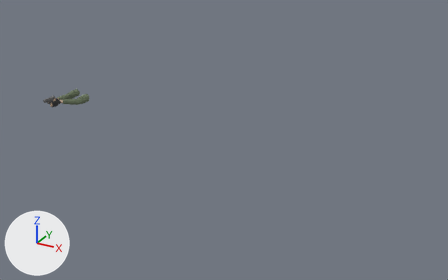
The glTF model fps02.glb as it was, and as the next commit left it.
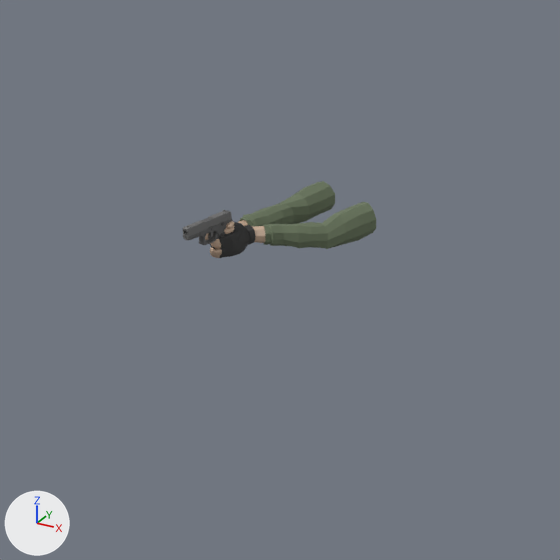
The first picture shows the older version from a 50 mm lens placed at (1.175, -1.173, 0.583), pointed at (0.523, 0.012, -0.01). The close-ups show the older and then the newer version on the part from 0% to 30% of the width and 16% to 64% of the height of that picture. Only the edits that show in the close-ups are written down. Every picture has the same lights, and +X, +Y and +Z are marked at lower left. Where no turn or scale is listed for an object, it has been applied to the vertices. Vertices at exactly the same position are counted once.

The first close-up shows 'ArmModel', 'Glock19'.
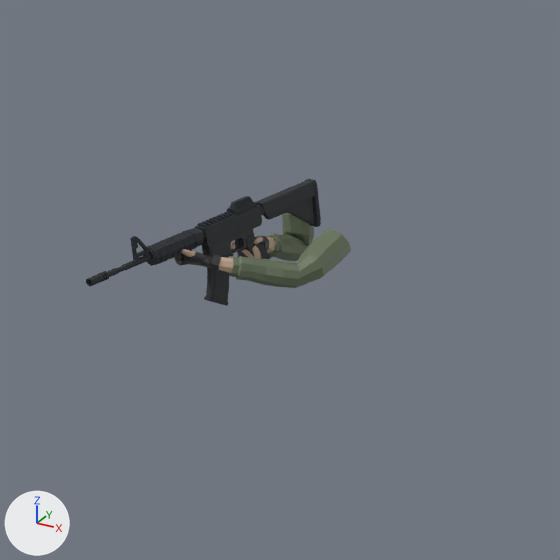
Where the newer file only moved an object's origin or applied its transform, the numbers keep the older frame.

Location of each change, (x1, y1, x2, y2) in pixels of the close-ups (560 x 560 px; the box of a moved part takes in the faces that stretch with it):
'ArmModel', reshaped, moved, turned, rescaled
    before: (205, 181, 376, 258)
    after: (174, 213, 351, 288)
'AssaultRifle2_1', added
    after: (86, 179, 321, 306)
    faces in mat_main (dark grey #272c30): (86, 181, 315, 302)
    faces in mat_maindark (dark blue #1c232c): (130, 179, 321, 306)
    faces in mat_mainlight (dark grey #2f353a): (202, 228, 254, 256)
'Glock19', deleted
    before: (182, 210, 233, 245)
    faces in mat_slide (dark grey #6b6b6b): (182, 210, 232, 240)
    faces in mat_frame (dark grey #5f5f5f): (183, 219, 233, 245)
part 1 of me_cube_006, moved or reshaped
    before: (205, 181, 335, 250)
    after: (231, 213, 314, 261)
part 2 of me_cube_006, moved or reshaped
    before: (210, 202, 376, 258)
    after: (174, 229, 351, 288)

Edits to the bpy script that builds the scene:
```text
Add mat_glove_001:
    mat_glove_001 = principled_material('Glove.001')
    mat_glove_001.base_color = (0.0397, 0.0397, 0.0397)  # dark grey #383838
    mat_glove_001.roughness = 0.4
Add mat_shirt_001:
    mat_shirt_001 = principled_material('Shirt.001')
    mat_shirt_001.base_color = (0.145, 0.184, 0.111)  # greyish green #6a775e
    mat_shirt_001.roughness = 0.4
Add mat_main:
    mat_main = principled_material('Main')
    mat_main.base_color = (0.0203, 0.0252, 0.0296)  # dark grey #272c30
    mat_main.roughness = 0.69
Add mat_maindark:
    mat_maindark = principled_material('MainDark')
    mat_maindark.base_color = (0.0119, 0.017, 0.0254)  # dark blue #1c232c
    mat_maindark.roughness = 0.69
Add mat_mainlight:
    mat_mainlight = principled_material('MainLight')
    mat_mainlight.base_color = (0.0284, 0.0356, 0.042)  # dark grey #2f353a
    mat_mainlight.roughness = 0.69
Change me_cube_006:
    used by ob_armmodel; location = (0.0346, 0.013, -0.0052); rotation_euler = (-1.571, 0.0, -1.571), in degrees (-90, 0, -90); scale = (0.0000911, 0.0000911, 0.0000911)
    remove me_cube_006.from_pydata(...)  # 1228 vertices, 2426 faces; spans x -900.0..345.0, y -144.0..174.0, z -517.0..207.0
    remove me_cube_006.materials.append(mat_shirt)  # greyish green #6a775e
    remove me_cube_006.materials.append(mat_glove)  # dark grey #383838
    add me_cube_006.from_pydata(...)  # 1228 vertices, 2428 faces; spans x -3.0..1.0, y -1.0..1.0, z -1.0..1.0
    me_cube_006 part 1: the loose piece of 614 vertices spanning x -900.0..345.0, y -144.0..114.0, z -517.0..-277.0 is scaled about its middle by (0.00235, -0.00272, -0.00319), then moved by (276.0, 15.0, 398.0)
    me_cube_006 part 2: the loose piece of 614 vertices spanning x -848.0..302.0, y -121.0..174.0, z -439.0..207.0 is scaled about its middle by (0.00235, -0.00113, -0.00312), then moved by (273.0, -27.0, 116.0)
    add me_cube_006.materials.append(mat_shirt_001)  # greyish green #6a775e
    add me_cube_006.materials.append(mat_glove_001)  # dark grey #383838
Add me_cube_156:
    me_cube_156.from_pydata(...)  # 1017 vertices, 1930 faces; spans x -0.007..0.007, y -0.141..0.061, z -0.028..0.042
    # faces by material slot: [952, 830, 148]
    me_cube_156.materials.append(mat_main)  # dark grey #272c30
    me_cube_156.materials.append(mat_maindark)  # dark blue #1c232c
    me_cube_156.materials.append(mat_mainlight)  # dark grey #2f353a
Change ob_armmodel:
    ob_armmodel.location: (0.0346, 0.013, -0.0052) -> (0.0191, -0.0085, -0.0149)
    ob_armmodel.rotation_euler: (-1.571, 0.0, -1.571) -> (1.571, 0.0, -1.571)  # degrees (-90, 0, -90) -> degrees (90, 0, -90)
    ob_armmodel.scale: (0.0000911, 0.0000911, 0.0000911) -> (0.0327, 0.0327, 0.0327)
Remove ob_glock19:
    ob_glock19 = bpy.data.objects.new('Glock19', me_cube_001)
    ob_glock19.location = (0.0003, -0.0112, 0.0048)
Add ob_assaultrifle2_1:
    ob_assaultrifle2_1 = bpy.data.objects.new('AssaultRifle2_1', me_cube_156)
    ob_assaultrifle2_1.location = (0.0014, 0.0218, -0.0188)
```
